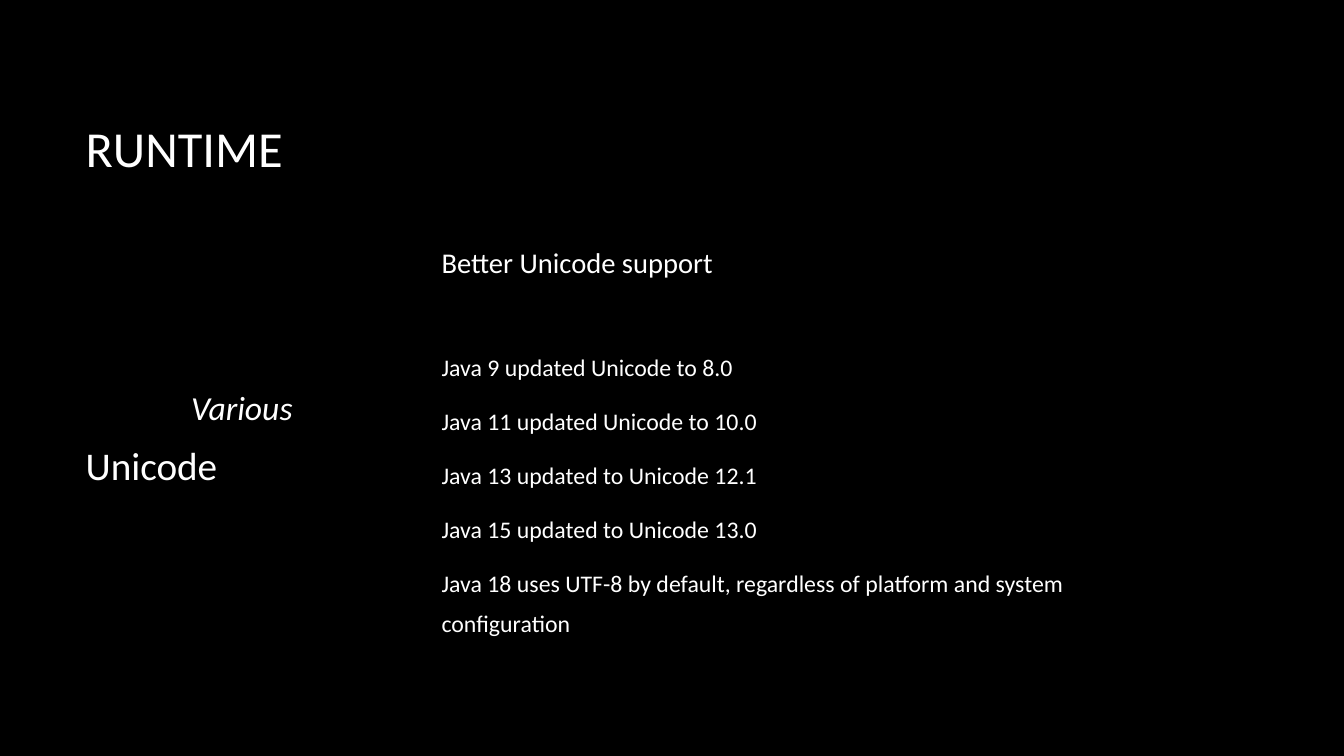
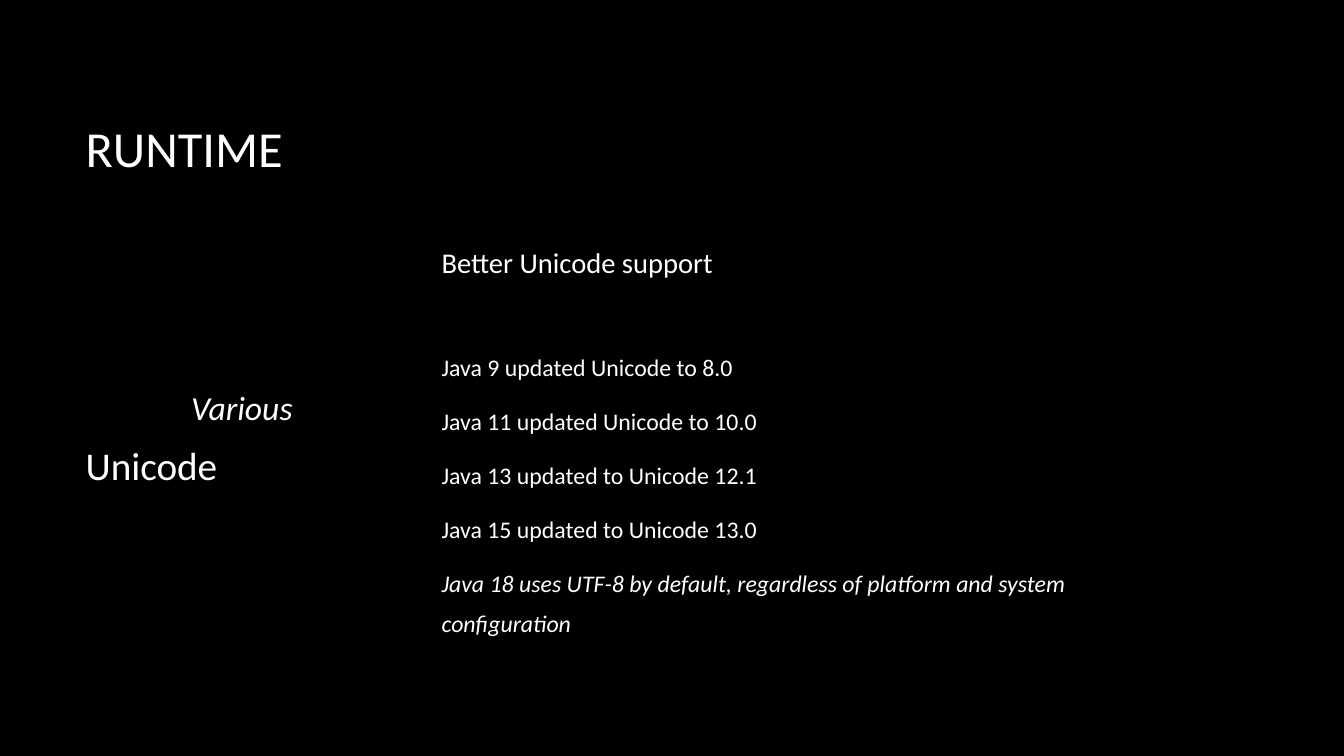
Before and after one commit to macdaddyaz/modern-java, a slide deck: slide 64 of Java 9 and up.pptx. Drawn at 1344x756 pixels with LibreOffice and Linux fonts; fonts in the diff are those of the drawing; background and template pictures are left out. Boxes give left, top, right and bottom in pixels: in the first picture for what was removed or moved away, otherwise in the second. Text is boxed around its words. In the diff, an @@ line names an element or a change of style, - is before the commit and + after.

```diff
--- a/Java 9 and up.pptx
+++ b/Java 9 and up.pptx
@@ text at (x1=442, y1=575, x2=1065, y2=636): italic on in "Java 18 uses UTF-8 by default, regardless ..." @@
```
Also in this commit, not shown: 2 other slides changed, 1 other file.
